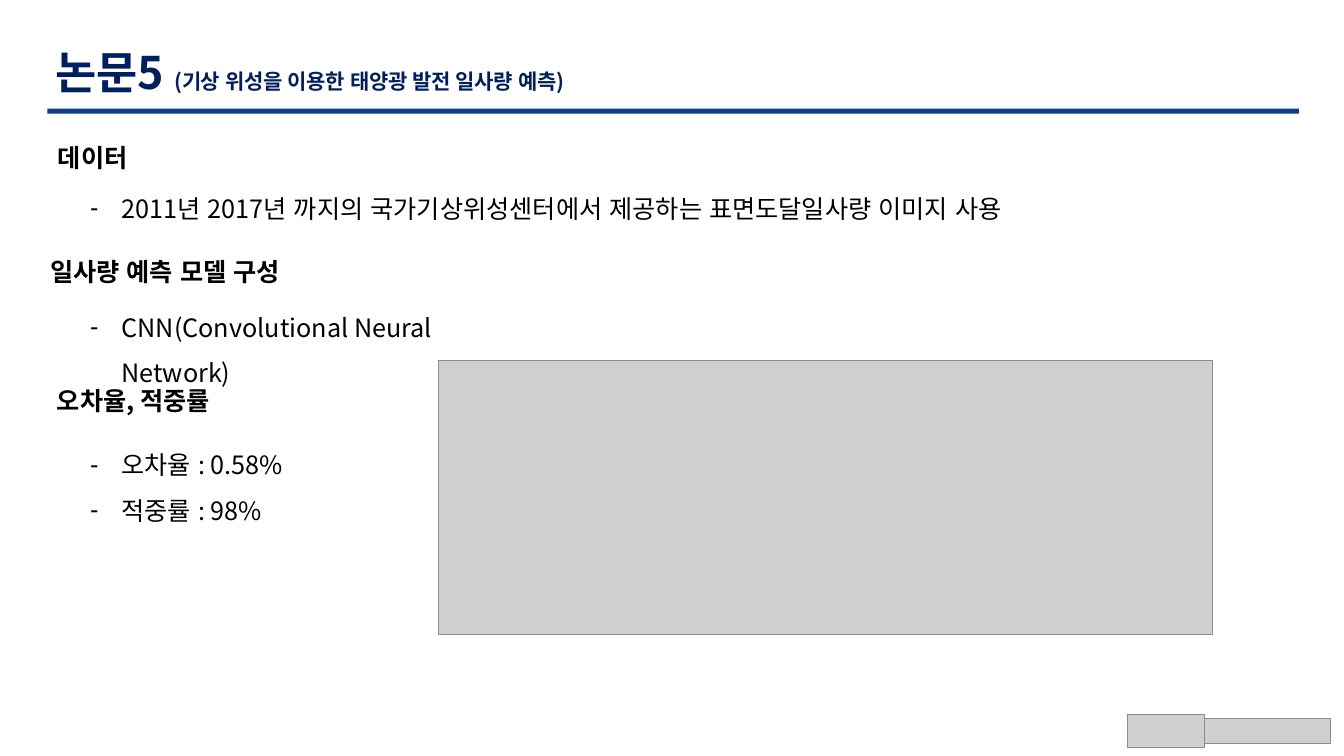
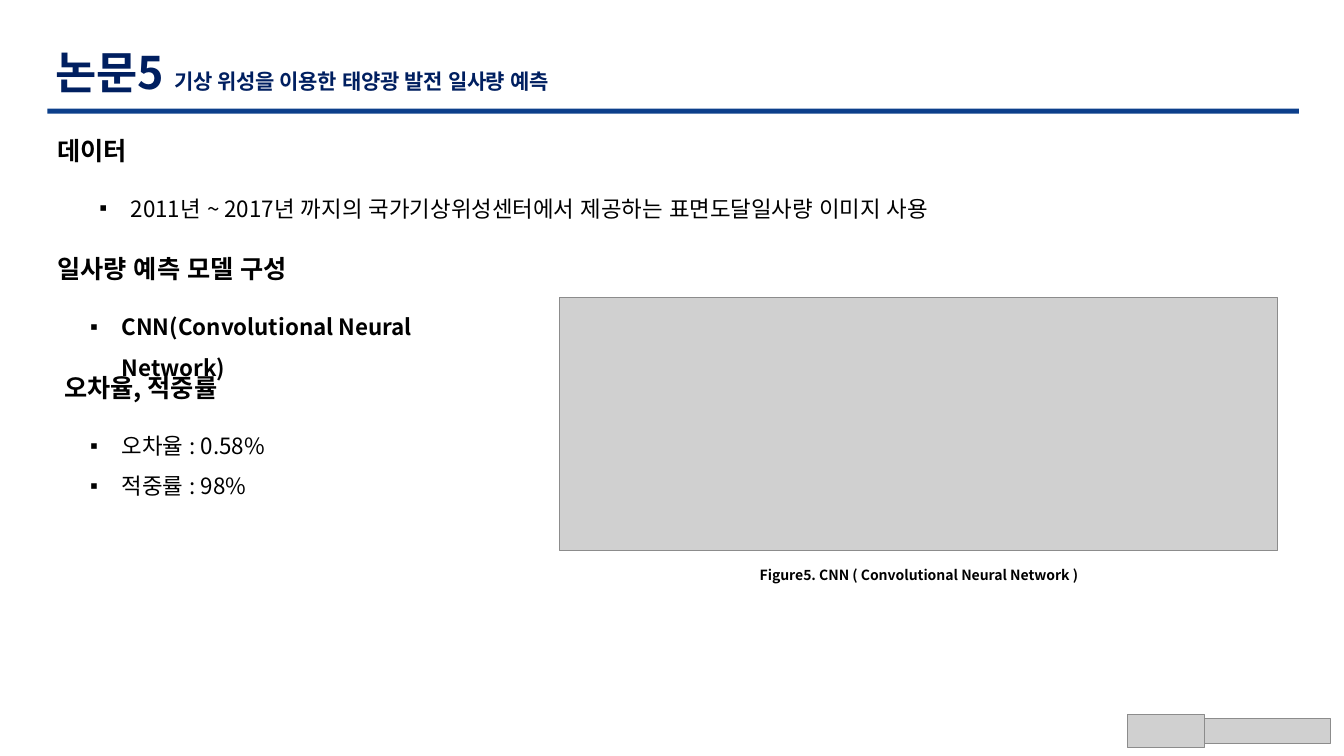
Before and after one commit to TaegyuHan/Solar_radiation_prediction_model, a slide deck: slide 13 of KICS_PT/[KICS] 동향 poster.pptx (slide 12 before the commit). Drawn at 1344x756 pixels with LibreOffice and Linux fonts; fonts in the diff are those of the drawing; grey boxes stand for pictures. Boxes give left, top, right and bottom in pixels: in the first picture for what was removed or moved away, otherwise in the second. Text is boxed around its words. In the diff, an @@ line names an element or a change of style, - is before the commit and + after.

Commit message:
이미지 수정 및 내용표 추가

```diff
--- a/KICS_PT/[KICS] 동향 poster.pptx
+++ b/KICS_PT/[KICS] 동향 poster.pptx
@@ text at box(56, 52, 548, 93): text changed @@
-논문5 (기상 위성을 이용한 태양광 발전 일사량 예측)
+논문5 기상 위성을 이용한 태양광 발전 일사량 예측
@@ text "데이터": place and size @@
-text "데이터" at box(58, 146, 128, 170)
+text "데이터" at box(57, 139, 127, 163)
@@ text at box(131, 198, 928, 219): text changed; size 18 to 16 pt @@
-– 2011년 2017년 까지의 국가기상위성센터에서 제공하는 표면도달일사량 이미지 사용
+▪ 2011년 ~ 2017년 까지의 국가기상위성센터에서 제공하는 표면도달일사량 이미지 사용
@@ text "일사량 예측 모델 구성": place and size @@
-text "일사량 예측 모델 구성" at box(50, 260, 280, 284)
+text "일사량 예측 모델 구성" at box(57, 257, 287, 281)
@@ text "CNN(Convolutional Neural Network)" at box(122, 316, 412, 381): size 18 to 16 pt, bold on; bullet - to ▪ @@
@@ picture added at box(560, 297, 1278, 551) @@
@@ text "오차율, 적중률" rewrapped from box(57, 389, 210, 416) to box(64, 371, 218, 403) @@
@@ picture removed at box(439, 360, 1213, 634) @@
@@ text "오차율 : 0.58%": place and size @@
-text "오차율 : 0.58%" at box(122, 453, 283, 522)
+text "오차율 : 0.58%" at box(122, 435, 265, 496)
@@ text "오차율 : 0.58%" at box(122, 435, 265, 496): size 18 to 16 pt; bullet - to ▪ @@
@@ text added at box(760, 568, 1070, 584), 10 pt, text #000000, bold @@
+Figure5. CNN ( Convolutional Neural Network )
```
Also in this commit, not shown: 14 other slides changed, 1 slide added, 1 other file.
